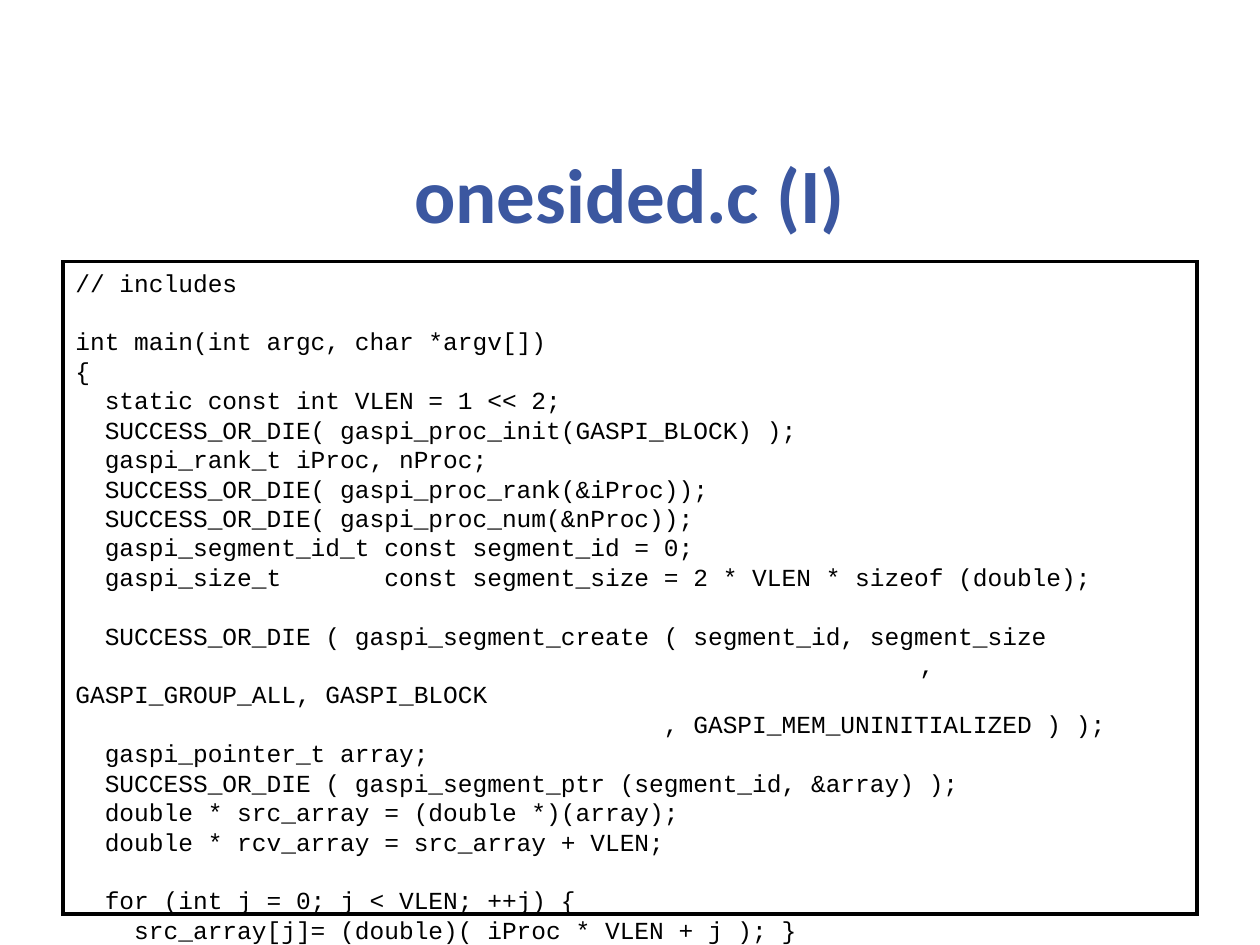
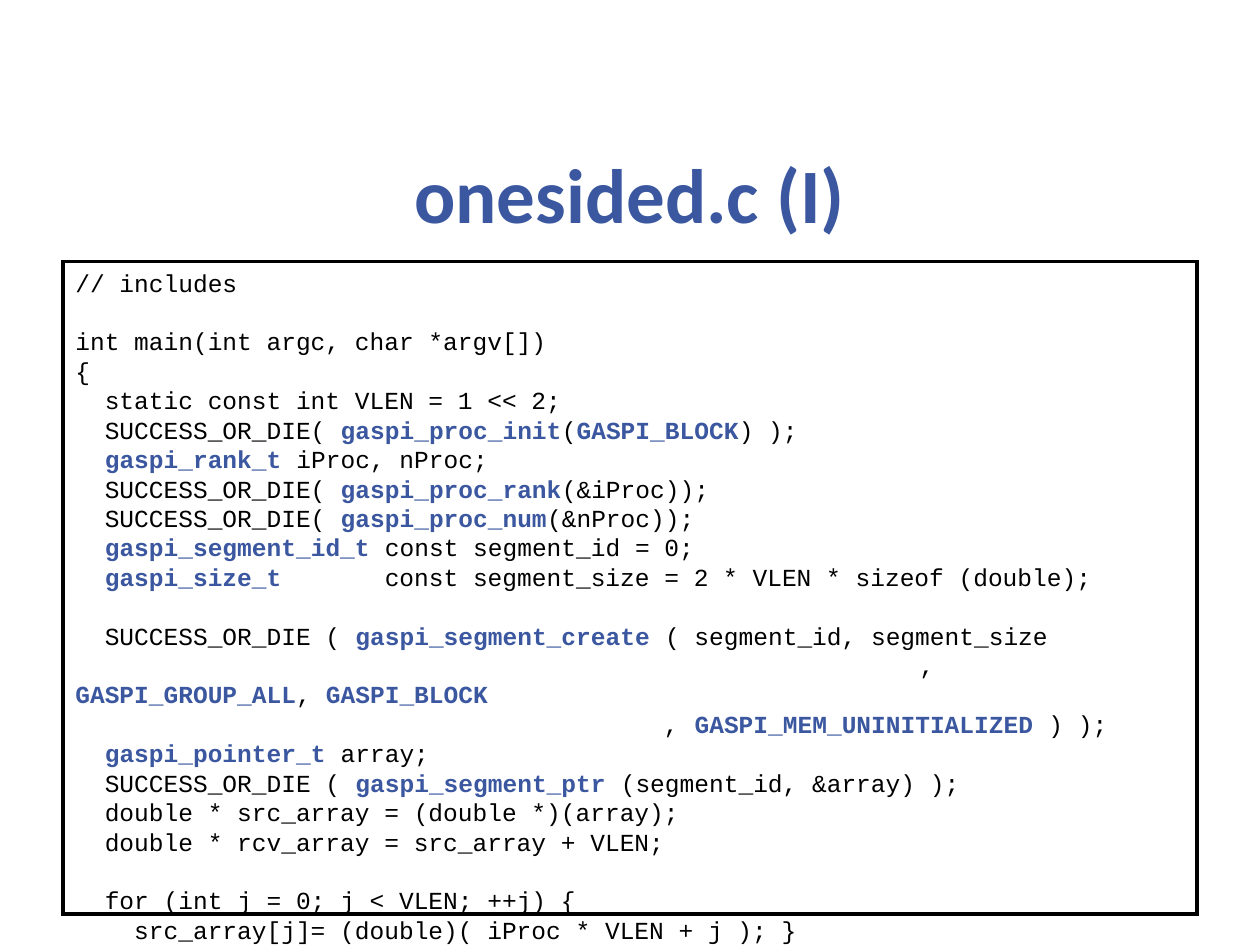
Before and after one commit to cc-hpc-itwm/GPI-2, a slide deck: slide 29 of tutorial/slides/gaspi_tutorial.pptx. Drawn at 1260x945 pixels with LibreOffice and Linux fonts; fonts in the diff are those of the drawing; background and template pictures are left out. Boxes give left, top, right and bottom in pixels: in the first picture for what was removed or moved away, otherwise in the second. Text is boxed around its words. In the diff, an @@ line names an element or a change of style, - is before the commit and + after.

```diff
--- a/tutorial/slides/gaspi_tutorial.pptx
+++ b/tutorial/slides/gaspi_tutorial.pptx
@@ text in rectangle at (75,421,1091,797): text colour #000000 to #3B57A0, bold on in "gaspi_proc_init(GASPI_BLOCK)", "gaspi_rank_t", "gaspi_proc_rank(&iProc));", "gaspi_proc_num(&nProc));" and 6 more places @@
```
Also in this commit, not shown: 15 other slides changed, 11 other files.
